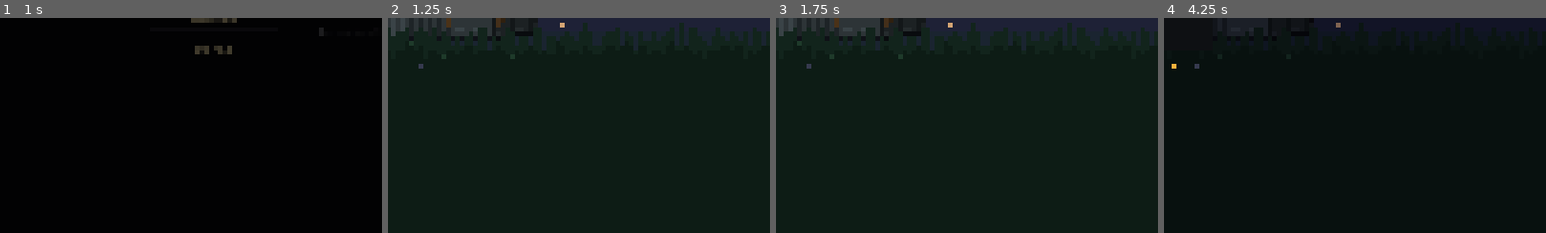
Above: before the commit, frames 1-4 (left to right).
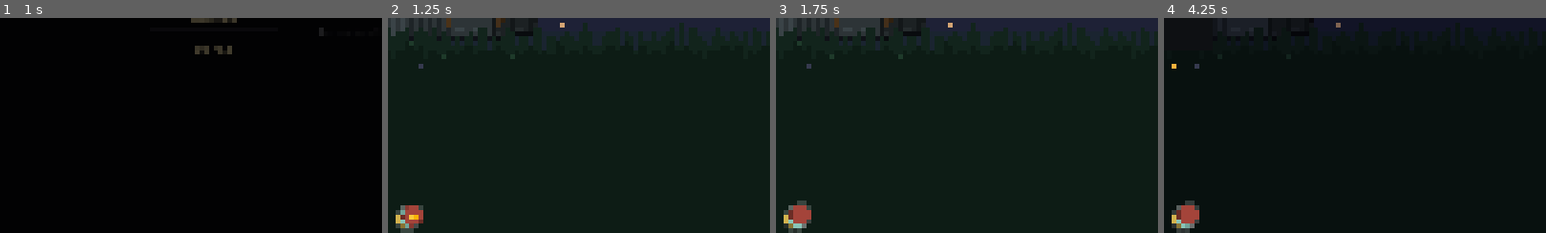
Above: after the commit, the same moments.

Repository: Kiriketsuki/agenKic-orKistrator
Game: Godot game, scene res://scenes/title_screen.tscn
Two runs of this game, one before a commit and one after it. Both use one fixed random seed, a clock stepped at 60 frames per second and the inputs below.
Inputs (mouse positions are % of the whole screen's width and height, from its top left):
- Up to frame 1 (1 s): click "ENTER THE TOWER" at 0.5 s
- Up to frame 2 (1.25 s): no input
- Up to frame 3 (1.75 s): tap Enter (ui_accept) at 1.25 s; drag from (50, 61) to (60, 28) at 1.27 s
- Up to frame 4 (4.25 s): click "Panels" at 2 s; drag from (30, 55) to (45, 70) at 2.77 s; tap Enter (ui_accept) at 3.5 s; move the mouse to (60, 28) at 3.52 s; hold E (rotate_right) from 3.53 s (still down); hold Tab (toggle_floor_tabs) from 3.53 s (still down)
The pictures show only the part of the screen within x 48-98%, y 50-100%; the shares and areas given below are measured in that part.

Frame 1 is identical in both runs. In frame 2, 0.8% of the frame differs, in the area x 2-10%, y 87-100%; in frame 3, 0.8%; in frame 4, 0.9%, in the area x 2-10%, y 84-100%.
Error before the commit: Parse Error: Cannot find member "is_open" in base "SigilConfigPage". (res://scripts/ui/orb_flock.gd:450)

Commit message:
fix(ui): solid sigil config panel and BACK returns to the grid
The modal panel had no styled background, so the rows sat on the dim
world and were hard to read. The panel now has an opaque dark fill, a
gold border, rounded corners, and wide content margins. The name pool
field is wider with a shorter placeholder. SigilConfigPage tracks
is_open, and the grimoire flyout reopens the flock on the grimoire orb
when the modal closes, so BACK always lands on the sigil grid.

Diff:
--- a/godot/scripts/ui/grimoire_flyout.gd
+++ b/godot/scripts/ui/grimoire_flyout.gd
@@ -123,6 +123,14 @@
 func _on_config_page_closed() -> void:
 	_config_page.visible = false
 	_content_box.visible = true
+	# Belt and braces for round 6 keeper feedback: if the flock collapsed
+	# while the modal was up (any stray path), reopen it on the grimoire orb
+	# so BACK always lands on the sigil grid.
+	var node: Node = get_parent()
+	while node != null and not node is OrbFlock:
+		node = node.get_parent()
+	if node != null:
+		(node as OrbFlock).switch_to("grimoire")
 
 
 func _on_sigil_input(kind: String, event: InputEvent) -> void:
--- a/godot/scripts/ui/sigil_config_page.gd
+++ b/godot/scripts/ui/sigil_config_page.gd
@@ -23,16 +23,30 @@
 ## modal covered.
 signal closed()
 
+## True while any SigilConfigPage is showing. OrbFlock reads this in its
+## _input the same way it reads GrimoireFlyout.is_placing: while the modal
+## is up, the flock must not treat clicks on it as outside-clicks and
+## collapse (round 6 keeper feedback, "BACK does not return to the grid").
+static var is_open: bool = false
+
 const TIERS: Array[String] = ["", "haiku", "sonnet", "opus", "adept", "novice"]
 
 ## Row grid separation, doubled from the pre-2x base (10px, 8px) to match
 ## the doubled project.godot viewport (see defect 3, epic 169).
 const GRID_H_SEPARATION: int = 20
-const GRID_V_SEPARATION: int = 16
-const BACKDROP_COLOR: Color = Color(0.0, 0.0, 0.0, 0.6)
+const GRID_V_SEPARATION: int = 24
+const BACKDROP_COLOR: Color = Color(0.02, 0.02, 0.05, 0.78)
 const PANEL_MIN_SIZE: Vector2 = Vector2(1200.0, 760.0)
-const TITLE_FONT_SIZE: int = 40
-const ROW_FONT_SIZE: int = 24
+const TITLE_FONT_SIZE: int = 44
+const ROW_FONT_SIZE: int = 26
+## Solid parchment-dark panel behind the rows. The old unstyled
+## PanelContainer let the hall show through and the rows were hard to read
+## (round 6 keeper feedback, "overhaul it").
+const PANEL_BG_COLOR: Color = Color(0.075, 0.082, 0.125, 0.985)
+const PANEL_BORDER_COLOR: Color = Color(0.788, 0.635, 0.153, 1.0)
+const PANEL_BORDER_WIDTH: int = 3
+const PANEL_CONTENT_MARGIN: int = 40
+const ROW_BG_COLOR: Color = Color(1.0, 1.0, 1.0, 0.04)
 
 ## True for the Grimoire flyout's F3 page (see grimoire_flyout.gd), where
 ## this node owns its own dim backdrop and centered panel. The title
@@ -50,6 +64,11 @@
 
 func _ready() -> void:
 	set_process_unhandled_input(true)
+	# Static var, reset on scene reload for the same reason as
+	# OrbFlock.suspend_hotkeys (see that _ready). Only one config page shows
+	# at a time, so tracking visibility of this instance is safe.
+	is_open = visible
+	visibility_changed.connect(func() -> void: is_open = visible)
 
 	var content := VBoxContainer.new()
 	content.add_theme_constant_override("separation", GRID_V_SEPARATION)
@@ -75,6 +94,7 @@
 		_panel = PanelContainer.new()
 		_panel.custom_minimum_size = PANEL_MIN_SIZE
 		_panel.mouse_filter = Control.MOUSE_FILTER_STOP
+		_panel.add_theme_stylebox_override("panel", _build_panel_style())
 		center.add_child(_panel)
 		_panel.add_child(content)
 	else:
@@ -100,6 +120,19 @@
 	close_button.add_theme_font_size_override("font_size", ROW_FONT_SIZE)
 	close_button.pressed.connect(func() -> void: closed.emit())
 	content.add_child(close_button)
+
+
+## Solid, bordered stylebox for the modal panel: opaque dark fill, gold
+## border, rounded corners, generous content margins. Built in code because
+## this page builds all of its Controls in code (see the class doc-comment).
+func _build_panel_style() -> StyleBoxFlat:
+	var style := StyleBoxFlat.new()
+	style.bg_color = PANEL_BG_COLOR
+	style.border_color = PANEL_BORDER_COLOR
+	style.set_border_width_all(PANEL_BORDER_WIDTH)
+	style.set_corner_radius_all(8)
+	style.set_content_margin_all(PANEL_CONTENT_MARGIN)
+	return style
 
 
 ## Populates the page from a provider roster (ProviderRoster.parse_response
@@ -185,9 +218,9 @@
 	_rows_grid.add_child(tier_button)
 
 	var name_pool_edit := LineEdit.new()
-	name_pool_edit.placeholder_text = "name pool (comma separated)"
+	name_pool_edit.placeholder_text = "names, comma separated"
 	name_pool_edit.add_theme_font_size_override("font_size", ROW_FONT_SIZE)
-	name_pool_edit.custom_minimum_size = Vector2(280.0, 0.0)
+	name_pool_edit.custom_minimum_size = Vector2(420.0, 0.0)
 	name_pool_edit.text = ",".join(PackedStringArray(_config.name_pool(kind)))
 	name_pool_edit.text_submitted.connect(func(new_text: String) -> void:
 		var names: Array = []
